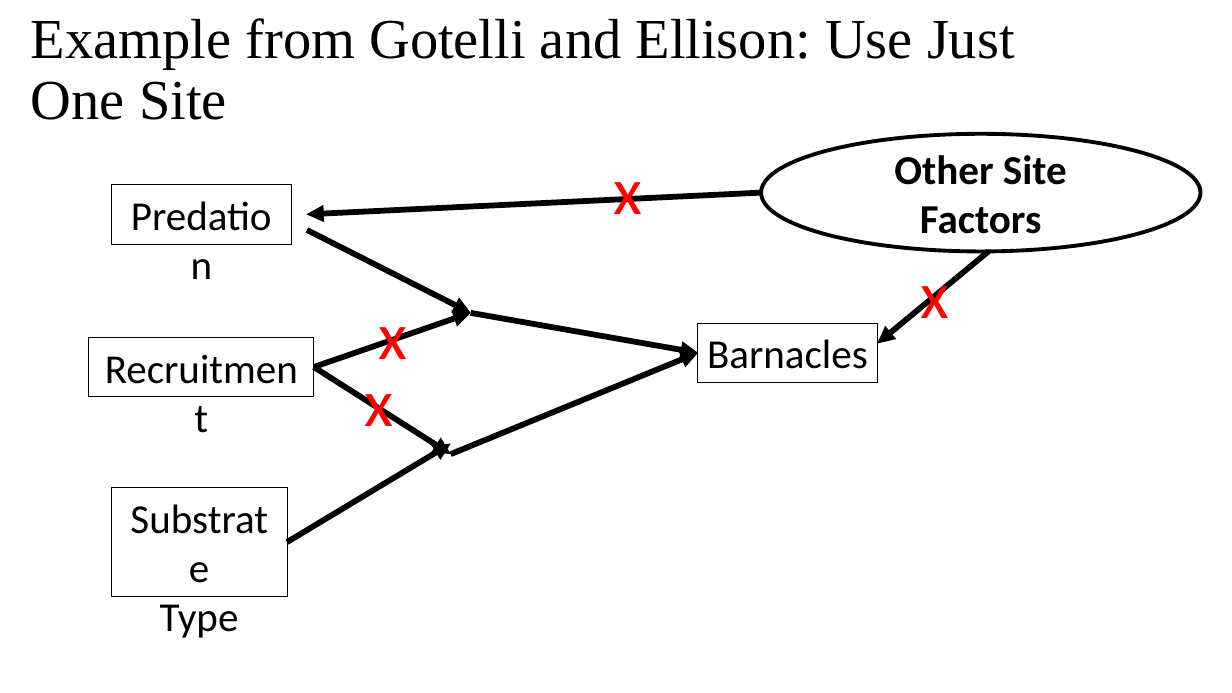
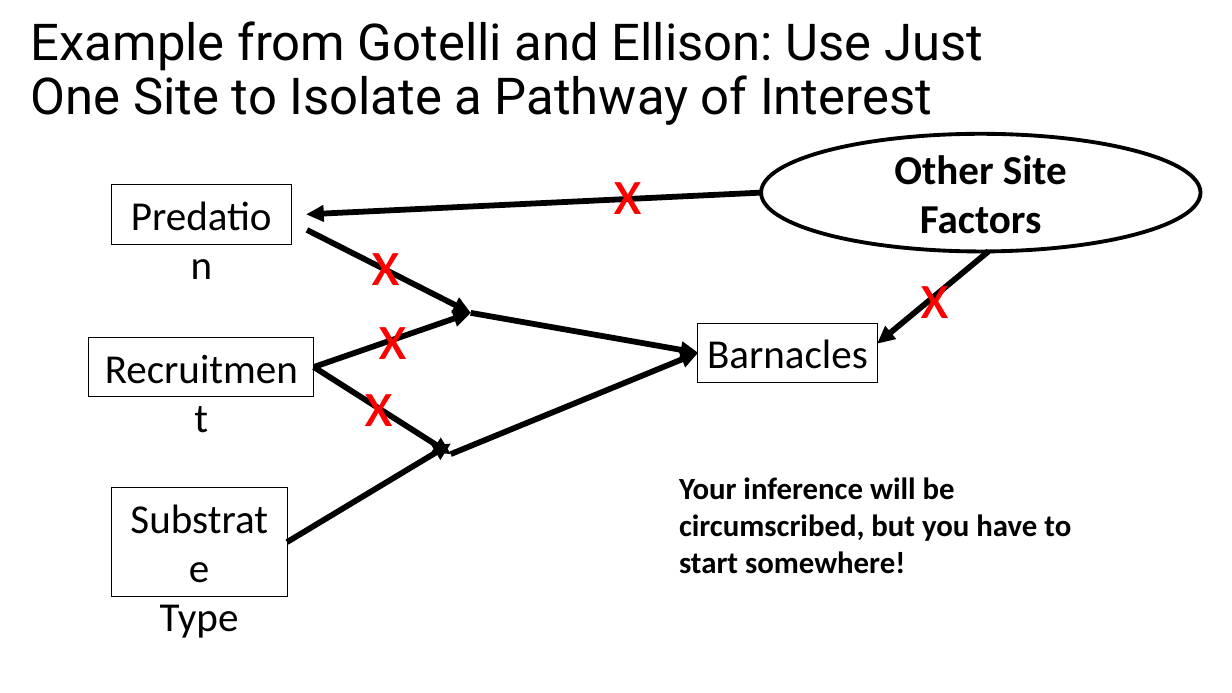
Before and after one commit to biol607/biol607.github.io, a slide deck: slide 6 of lectures/causality_experiments.pptx (slide 39 before the commit). Drawn at 1232x693 pixels with LibreOffice and Linux fonts; fonts in the diff are those of the drawing. Boxes give left, top, right and bottom in pixels: in the first picture for what was removed or moved away, otherwise in the second. Text is boxed around its words. In the diff, an @@ line names an element or a change of style, - is before the commit and + after.

```diff
--- a/lectures/causality_experiments.pptx
+++ b/lectures/causality_experiments.pptx
@@ title at box(31, 21, 983, 125): text changed; size 44 to 39.6 pt; font Times New Roman to Roboto @@
-Example from Gotelli and Ellison: Use Just One Site
+Example from Gotelli and Ellison: Use Just One Site to Isolate a Pathway of Interest
@@ text added at box(371, 253, 400, 285), 52 pt, text #FF0000 @@
+x
@@ text added at box(679, 477, 1071, 574), 24 pt, text #000000, bold @@
+Your inference will be circumscribed, but you have to start somewhere!
```
Also in this commit, not shown: 21 other slides changed, 25 slides added, 30 slides removed.
